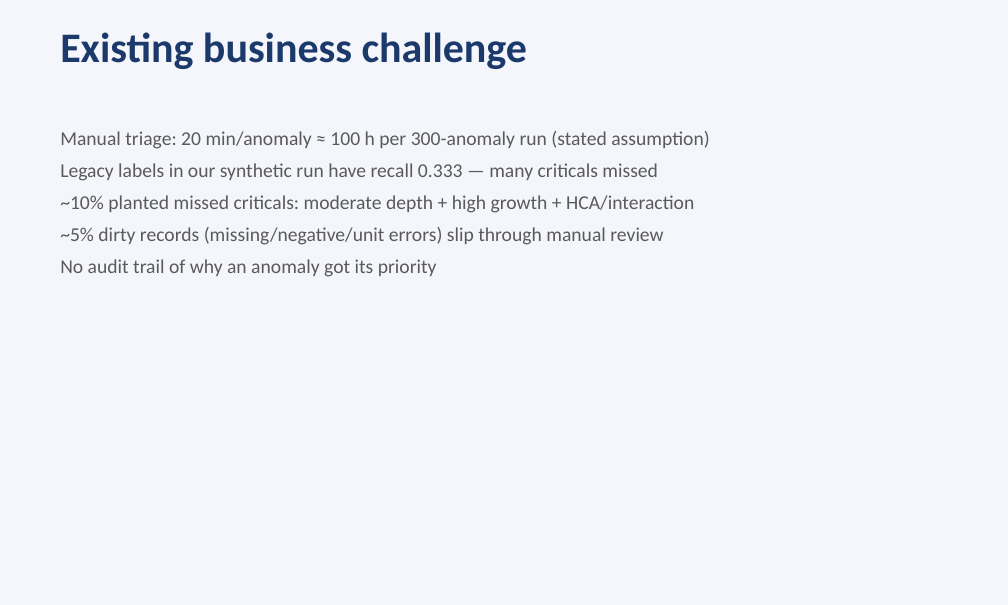
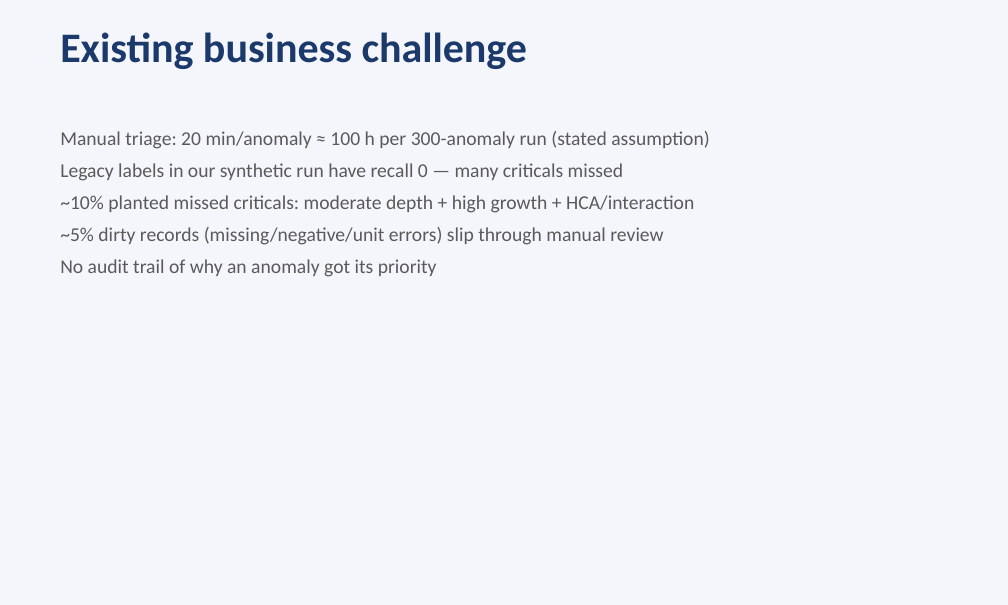
Before and after one commit to DeltaN04/Pipeline-Corrosion-Guard, a slide deck: slide 3 of presentation.pptx. Drawn at 1008x605 pixels with LibreOffice and Linux fonts; fonts in the diff are those of the drawing. Boxes give left, top, right and bottom in pixels: in the first picture for what was removed or moved away, otherwise in the second. Text is boxed around its words. In the diff, an @@ line names an element or a change of style, - is before the commit and + after.

Commit message:
Honor critic, add critic_screen row, extended metrics, noise experiment
1. n_finalize: final_class = more severe of (post-rework executor, critic_screen)
   for every anomaly; resolved items keep converged reason, never below screen.
   Added tests/test_honor_critic.py asserting the invariant on full runs.
2. New 'critic_screen' metrics row in _metrics, run_eval.py, metrics.json,
   REPORT.md, README.md, build_ppt.py, and the UI (now 5 columns).
3. Extended metrics per system/seed: IMMEDIATE-only recall/precision, exact-class
   accuracy, within-one-class accuracy, over/under-triage counts, and false-alarm
   adjacency classification (adjacent vs two-plus classes off).
4. Noise experiment in run_eval.py: zero-noise re-runs raise precision only
   +0.002..+0.008 (mean +0.005) -> measurement noise is NOT the primary cause
   of false alarms; they are genuinely ambiguous shallow/context-flagged
   anomalies. Root-cause wording corrected in all docs.
5. Reverted over-triage thresholds (depth 40->60, ctx 50->60): they cut seed-42
   recall 0.767->0.667 with negligible precision gain (0.213->0.215), so they
   were rolled back on the tuning seed only; confirmed on held-out 7/99.
6. Cleaned outputs/ (kept .gitkeep).
7. Regenerated REPORT.md and presentation.pptx from docs/metrics.json;
   Critic contribution described truthfully (recall floor; rework adds nothing
   beyond the screen due to shared rule family).
Also fixed executor_after_rework/_initial metrics-key collision with the UI by
renaming raw ablation maps to *_map in metrics.json.

```diff
--- a/presentation.pptx
+++ b/presentation.pptx
@@ text at <box>60,163,624,181</box>: text changed @@
-Legacy labels in our synthetic run have recall 0.333 — many criticals missed
+Legacy labels in our synthetic run have recall 0 — many criticals missed
```
Also in this commit, not shown: 3 other slides changed, 10 other files.
